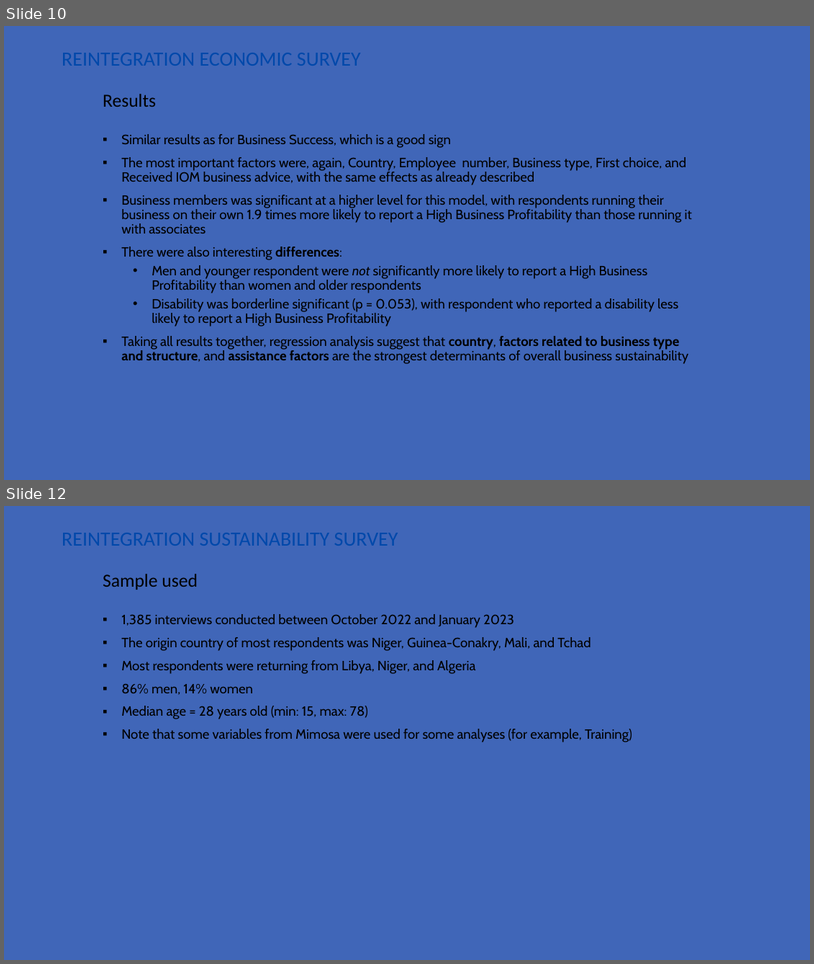
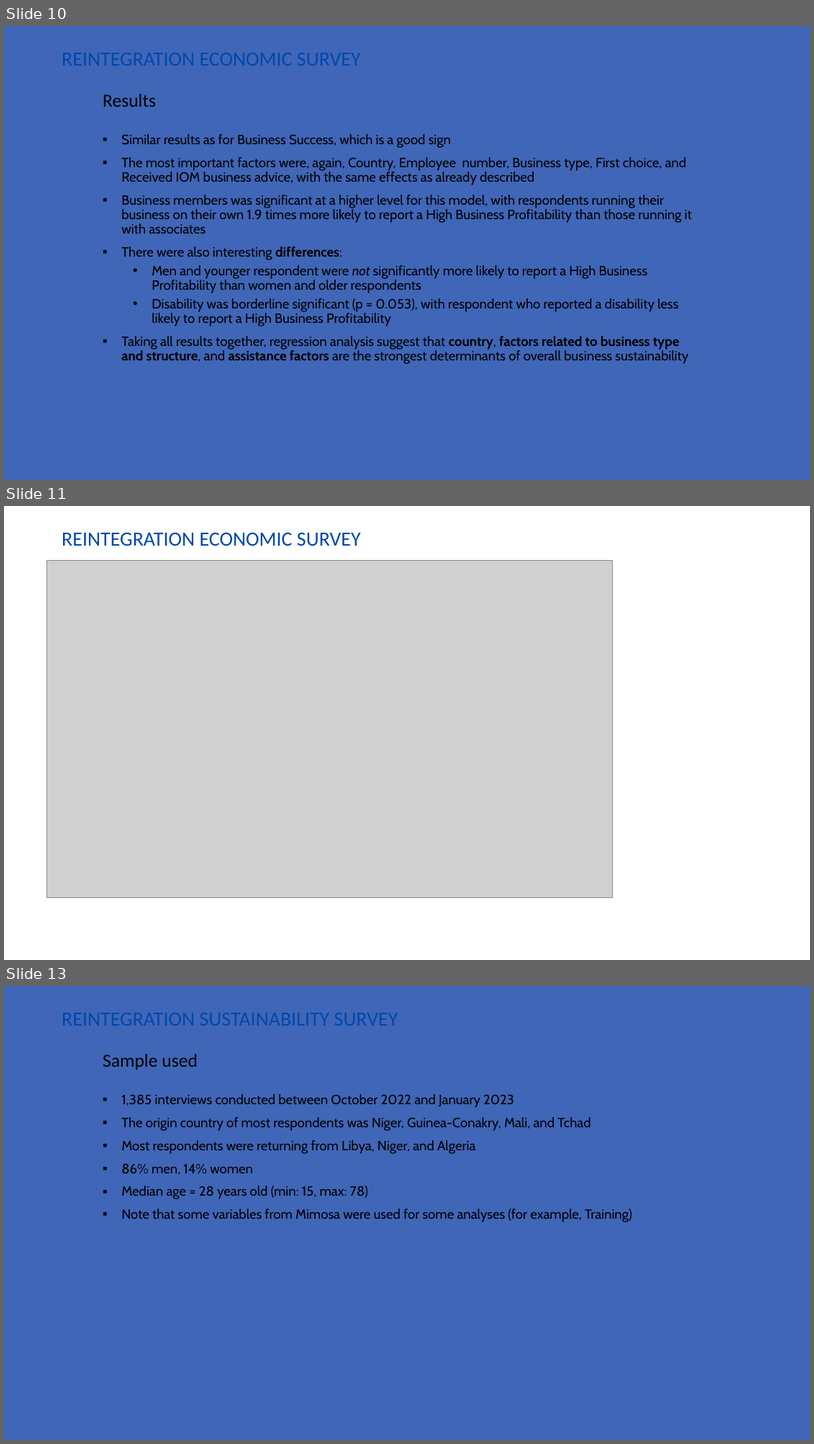
Before and after one commit to jean-luc-jucker/iom2, a slide deck: outputs/RES_RSS_Results.pptx. Shown one above the other, each under a label of ours: slides 10 and 12 before the commit, slides 10, 11 and 13 after it; the slides between them are not shown. The pictures are 814x964 and 814x1444 pixels, drawn with LibreOffice and Linux fonts; fonts in the diff are those of the drawing; grey boxes stand for pictures; background and template pictures are left out. Boxes give left, top, right and bottom in pixels: in the first picture for what was removed or moved away, otherwise in the second. Text is boxed around its words. In the diff, an @@ line names an element or a change of style, - is before the commit and + after.

```diff
--- a/outputs/RES_RSS_Results.pptx
+++ b/outputs/RES_RSS_Results.pptx
@@ slide 11 added at (x1=4, y1=506, x2=810, y2=960), background picture (left out) @@
@@ text added at (x1=62, y1=533, x2=361, y2=546), 24 pt, text #0048AA @@
+REINTEGRATION ECONOMIC SURVEY
@@ picture added at (x1=47, y1=561, x2=613, y2=898) @@
@@ what was slide 12 is now slide 13 @@
```
Also in this commit, not shown: 1 other slide added, 3 other files.
